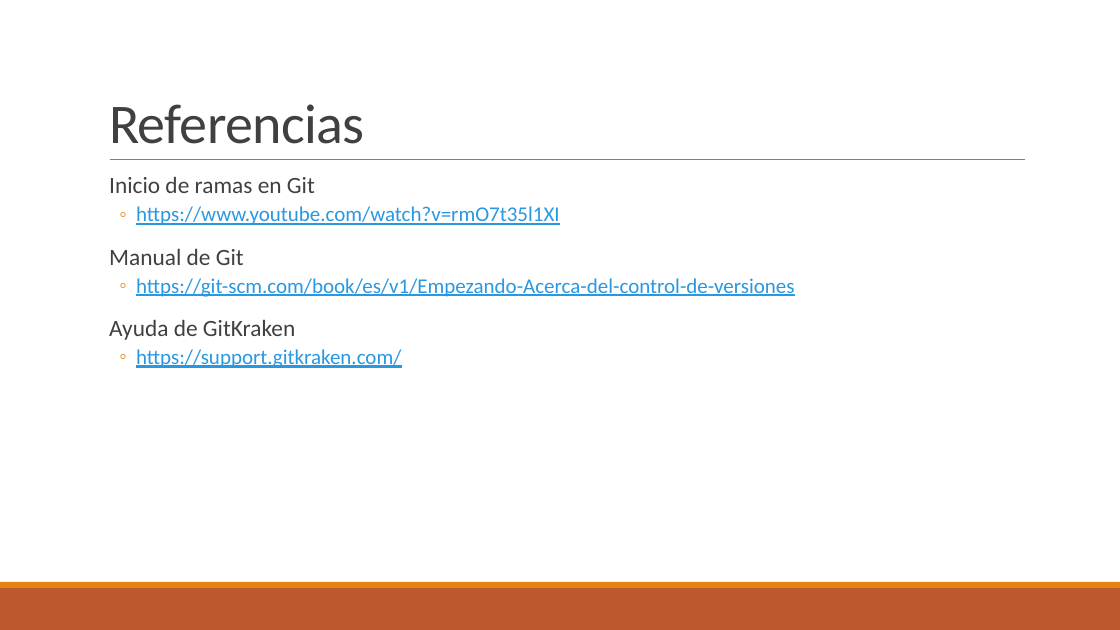
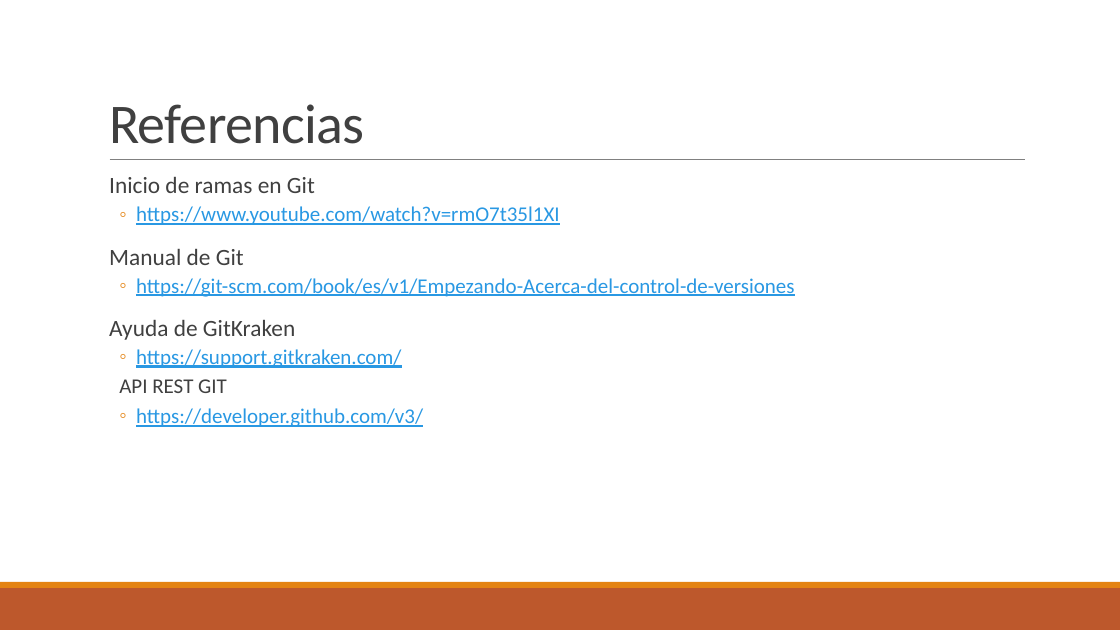
Before and after one commit to DuckHunter213/TutorialGit, a slide deck: slide 21 of Git.pptx (slide 20 before the commit). Drawn at 1120x630 pixels with LibreOffice and Linux fonts; fonts in the diff are those of the drawing; background and template pictures are left out. Boxes give left, top, right and bottom in pixels: in the first picture for what was removed or moved away, otherwise in the second. Text is boxed around its words. In the diff, an @@ line names an element or a change of style, - is before the commit and + after.

```diff
--- a/Git.pptx
+++ b/Git.pptx
@@ text at (119, 379, 423, 427): paragraphs added @@
+  API REST GIT
+  ◦ https://developer.github.com/v3/
```
Also in this commit, not shown: 1 other slide changed, 7 slides added, 6 slides removed, 1 other file.
